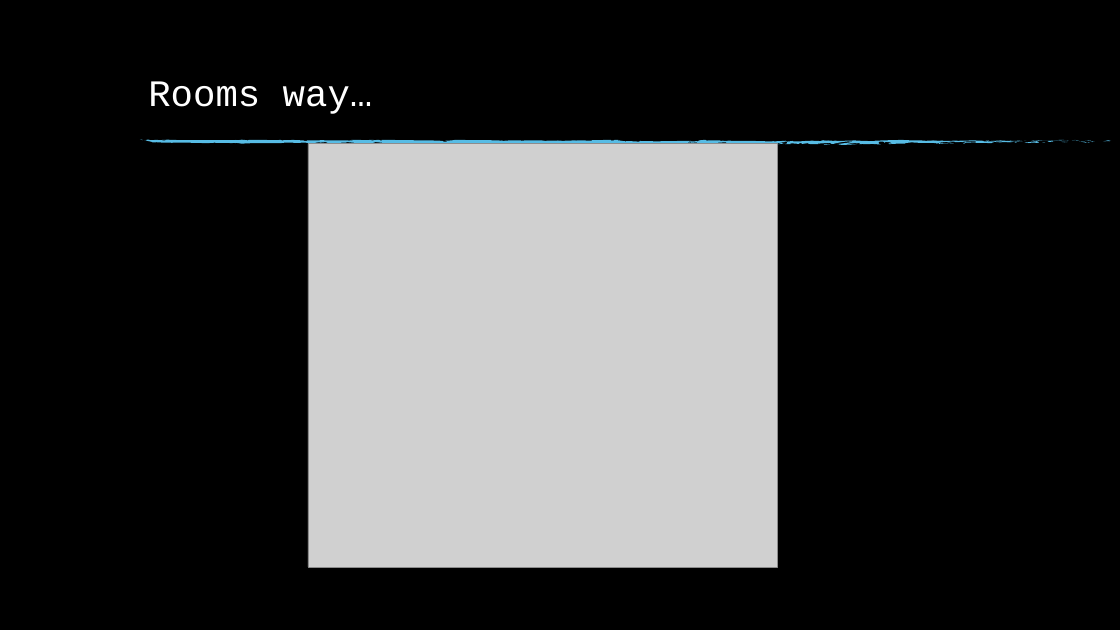
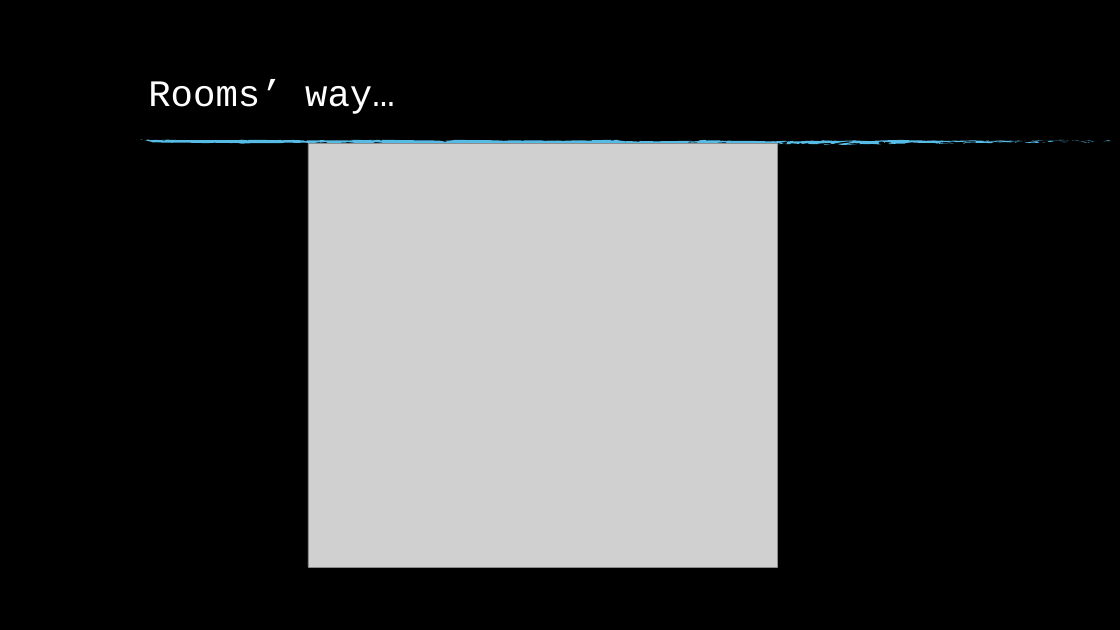
Before and after one commit to sanathe06/meetup2018-02-22, a slide deck: slide 32 of Android Architecture Components.pptx. Drawn at 1120x630 pixels with LibreOffice and Linux fonts; fonts in the diff are those of the drawing; grey boxes stand for pictures; background and template pictures are left out. Boxes give left, top, right and bottom in pixels: in the first picture for what was removed or moved away, otherwise in the second. Text is boxed around its words. In the diff, an @@ line names an element or a change of style, - is before the commit and + after.

```diff
--- a/Android Architecture Components.pptx
+++ b/Android Architecture Components.pptx
@@ title at (148, 80, 395, 114): text changed @@
-Rooms way…
+Rooms’ way…
```
Also in this commit, not shown: 9 other slides changed, 5 slides added, 4 slides removed.
